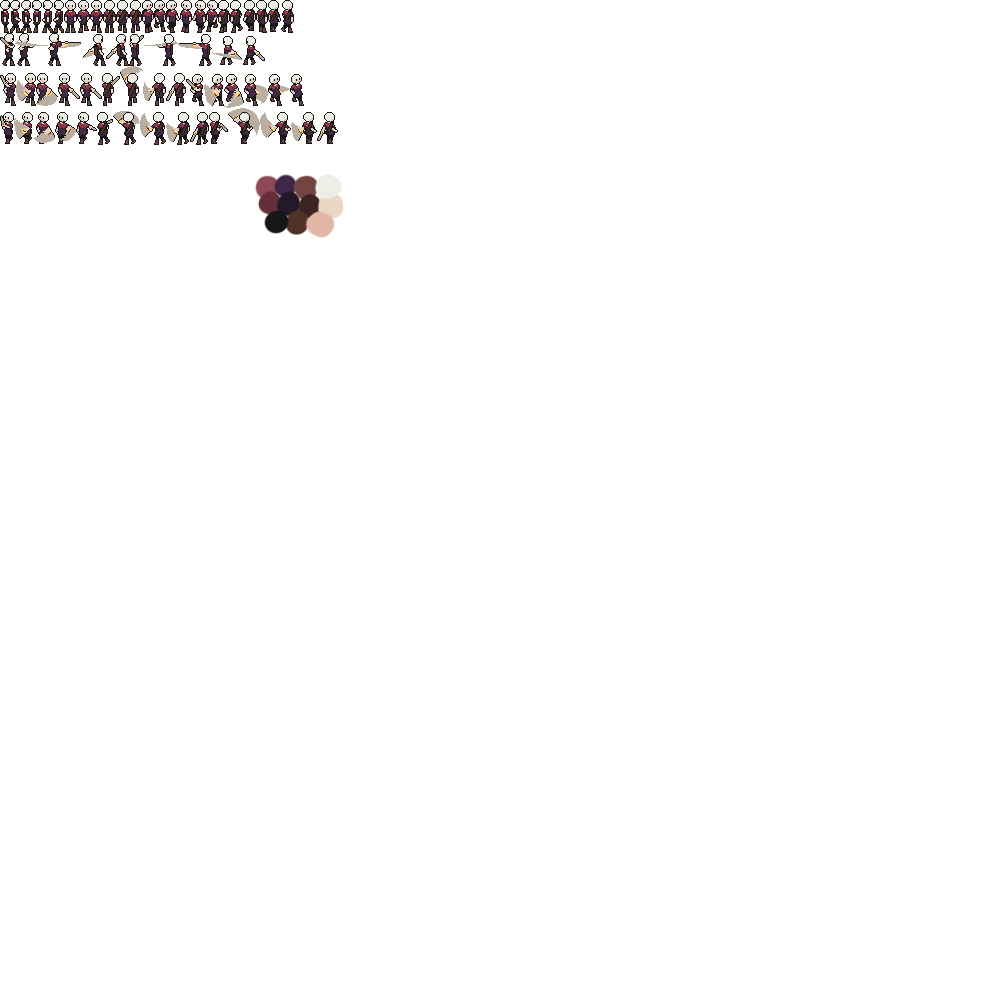
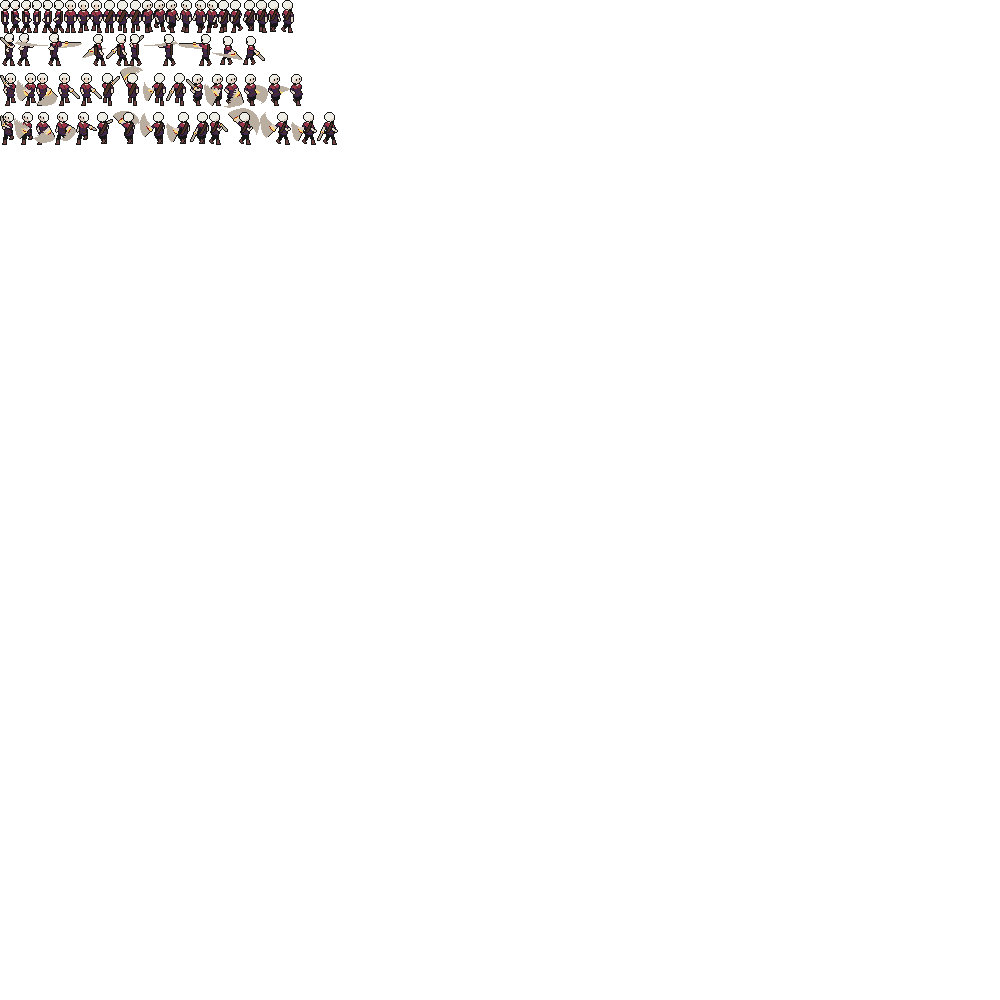
The second 1000x1000 image is a revision of the first. Changes to its layers:
removed layer "Layer 44" over [2, 25, 337, 145]
added layer "Layer 49" above "Layer 54 copy 2" over [2, 25, 337, 145]
added layer "Layer 54 copy 2" above "Layer 54 copy" over [276, 135, 290, 145]
added layer "Layer 54 copy" above "Layer 54" over [302, 135, 316, 145]
added layer "Layer 54" above "Layer 51" over [323, 135, 337, 145]
added layer "Layer 51" above "Layer 50" over [239, 137, 251, 145]
added layer "Layer 50" above "Pallet" over [209, 137, 221, 145]
hid "Pallet" over [255, 174, 344, 238]
